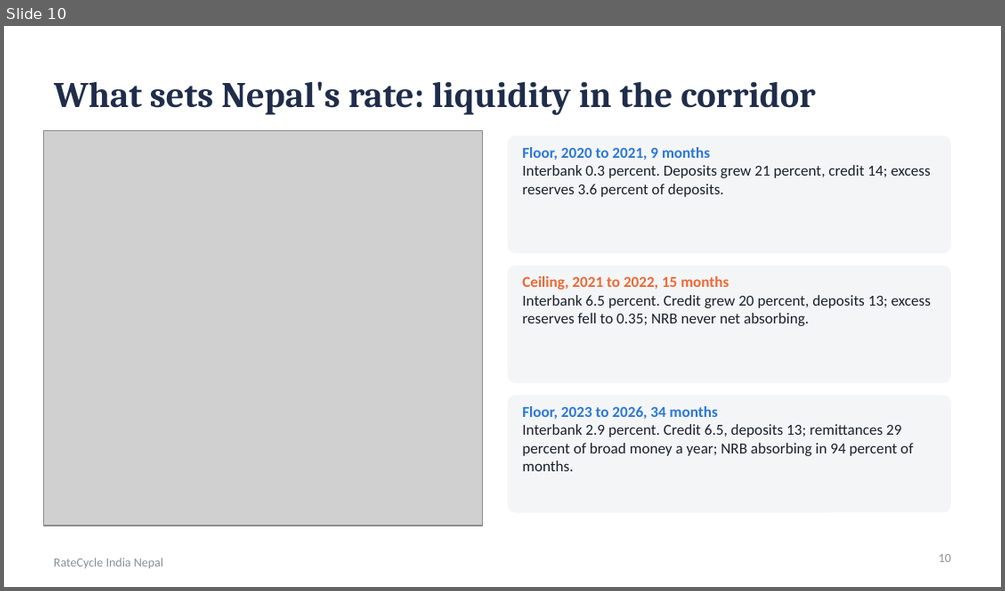
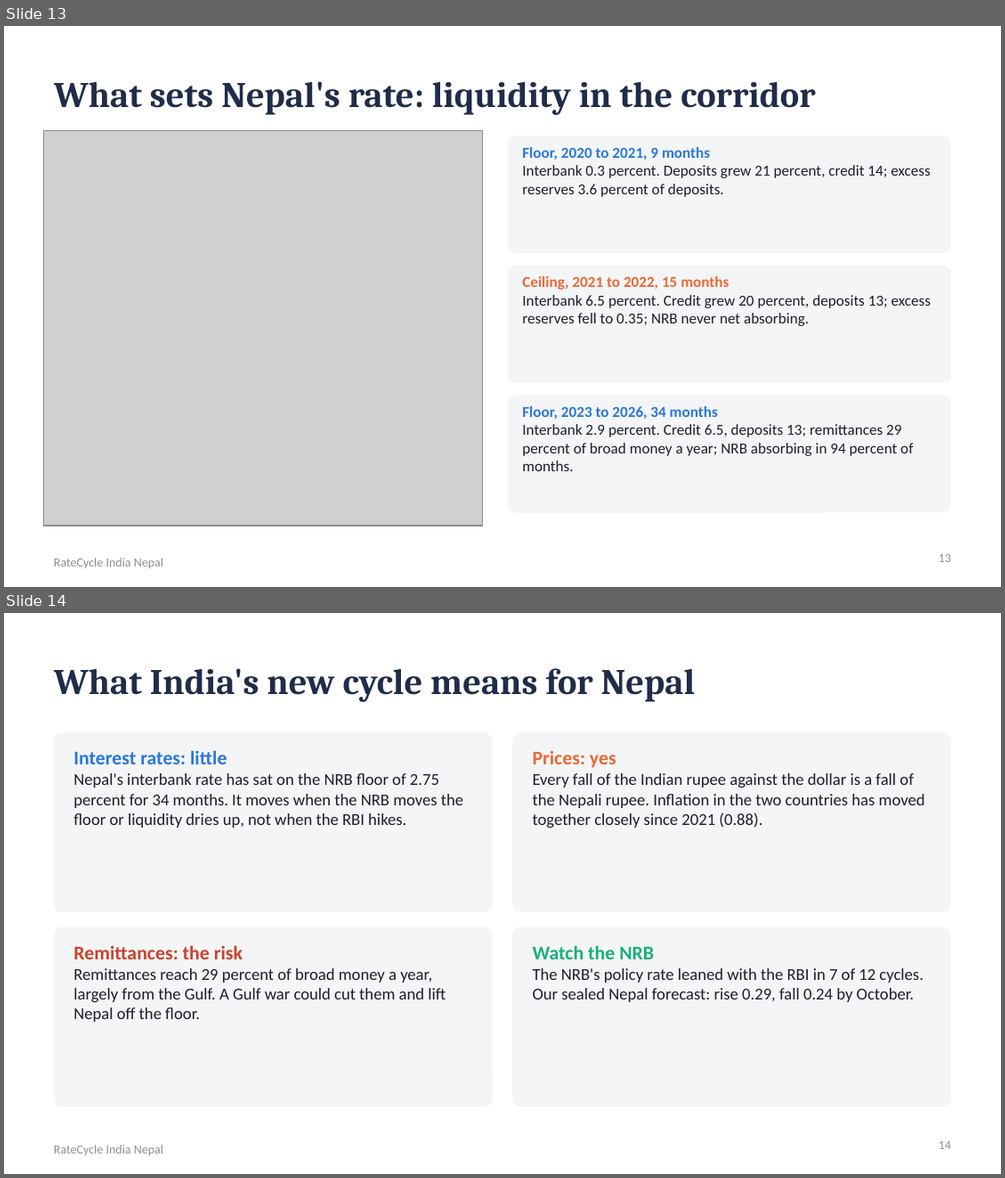
Before and after one commit to sakrit204-byte/interest_rate_cycle_prediction_for_india, a slide deck: reports/presentation/ratecycle_india_nepal.pptx. Shown one above the other, each under a label of ours: slide 10 before the commit, slides 13 and 14 after it. The pictures are 1005x591 and 1005x1178 pixels, drawn with LibreOffice and Linux fonts; fonts in the diff are those of the drawing; grey boxes stand for pictures. Boxes give left, top, right and bottom in pixels: in the first picture for what was removed or moved away, otherwise in the second. Text is boxed around its words. In the diff, an @@ line names an element or a change of style, - is before the commit and + after.

Commit message:
Presentation refocused on India's new rate cycle and Nepal under the peg, cycle comparison, decision D053

```diff
--- a/reports/presentation/ratecycle_india_nepal.pptx
+++ b/reports/presentation/ratecycle_india_nepal.pptx
@@ slide 14 added at [4,613,1001,1174], background #FFFFFF; not listed: 1 template element that a slide beside it also shows @@
@@ title added at [54,668,695,702], 26 pt, text #1F2D4A, bold @@
+What India's new cycle means for Nepal
@@ rounded rectangle added at [54,732,493,912], fill #F4F5F7 @@
@@ rounded rectangle added at [512,732,951,912], fill #F4F5F7 @@
@@ text added at [73,750,463,827], 12 pt, text #1B1F2A @@
+Interest rates: little
+Nepal's interbank rate has sat on the NRB floor of 2.75 percent for 34 months. It moves when the NRB moves the floor or liquidity dries up, not when the RBI hikes.
@@ text added at [533,750,925,827], 12 pt, text #1B1F2A @@
+Prices: yes
+Every fall of the Indian rupee against the dollar is a fall of the Nepali rupee. Inflation in the two countries has moved together closely since 2021 (0.88).
@@ rounded rectangle added at [54,927,493,1106], fill #F4F5F7 @@
@@ rounded rectangle added at [512,927,951,1106], fill #F4F5F7 @@
@@ text added at [73,945,445,1022], 12 pt, text #1B1F2A @@
+Remittances: the risk
+Remittances reach 29 percent of broad money a year, largely from the Gulf. A Gulf war could cut them and lift Nepal off the floor.
@@ text added at [533,945,922,1002], 12 pt, text #1B1F2A @@
+Watch the NRB
+The NRB's policy rate leaned with the RBI in 7 of 12 cycles. Our sealed Nepal forecast: rise 0.29, fall 0.24 by October.
@@ page number added at [938,1141,951,1149], 9 pt, text #8A8F98 @@
+14
@@ what was slide 10 is now slide 13 @@
@@ page number at [938,554,951,562]: text changed @@
-10
+13
```
Also in this commit, not shown: 9 slides changed, 3 other slides added, 5 other files.
